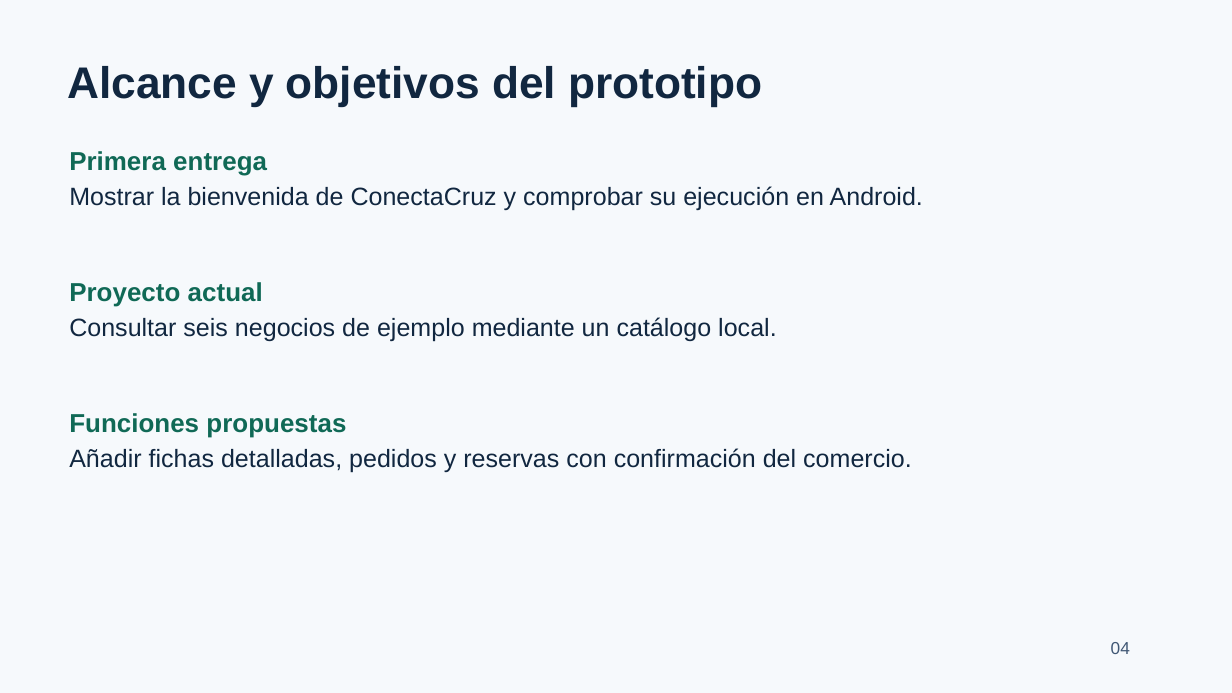
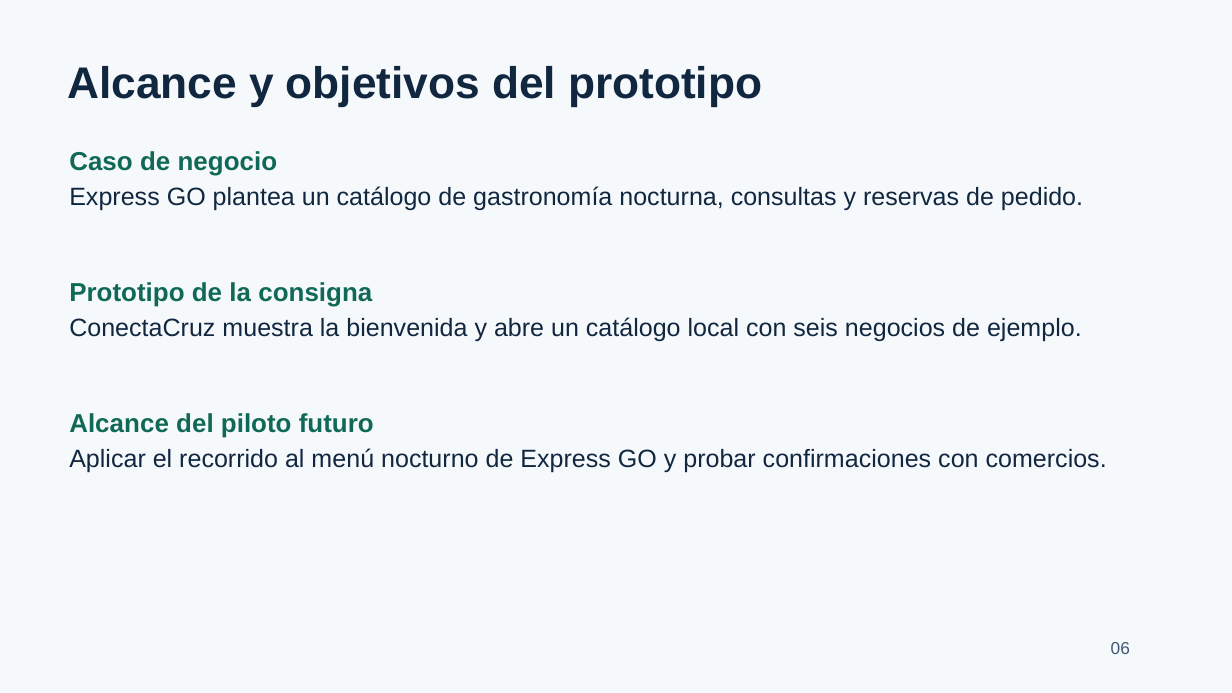
Before and after one commit to ROXIAN120/Aplicaciones-moviles-1, a slide deck: slide 6 of entrega_actividad_01/Presentacion_Defensa_ConectaCruz_Ampliada.pptx (slide 4 before the commit). Drawn at 1232x693 pixels with LibreOffice and Linux fonts; fonts in the diff are those of the drawing. Boxes give left, top, right and bottom in pixels: in the first picture for what was removed or moved away, otherwise in the second. Text is boxed around its words. In the diff, an @@ line names an element or a change of style, - is before the commit and + after.

Commit message:
Completar defensa de Express GO y evidencias Flutter

```diff
--- a/entrega_actividad_01/Presentacion_Defensa_ConectaCruz_Ampliada.pptx
+++ b/entrega_actividad_01/Presentacion_Defensa_ConectaCruz_Ampliada.pptx
@@ text at [69,151,278,176]: text changed @@
-Primera entrega
+Caso de negocio
@@ text at [69,186,1083,211]: text changed @@
-Mostrar la bienvenida de ConectaCruz y comprobar su ejecución en Android.
+Express GO plantea un catálogo de gastronomía nocturna, consultas y reservas de pedido.
@@ text at [69,282,372,307]: text changed @@
-Proyecto actual
+Prototipo de la consigna
@@ text at [69,317,1082,342]: text changed @@
-Consultar seis negocios de ejemplo mediante un catálogo local.
+ConectaCruz muestra la bienvenida y abre un catálogo local con seis negocios de ejemplo.
@@ text at [69,413,374,438]: text changed @@
-Funciones propuestas
+Alcance del piloto futuro
@@ text at [69,448,1107,473]: text changed @@
-Añadir fichas detalladas, pedidos y reservas con confirmación del comercio.
+Aplicar el recorrido al menú nocturno de Express GO y probar confirmaciones con comercios.
@@ text at [1111,642,1130,654]: text changed @@
-04
+06
```
Also in this commit, not shown: 12 other slides changed, 21 slides added, 1 slide removed, 9 other files.
